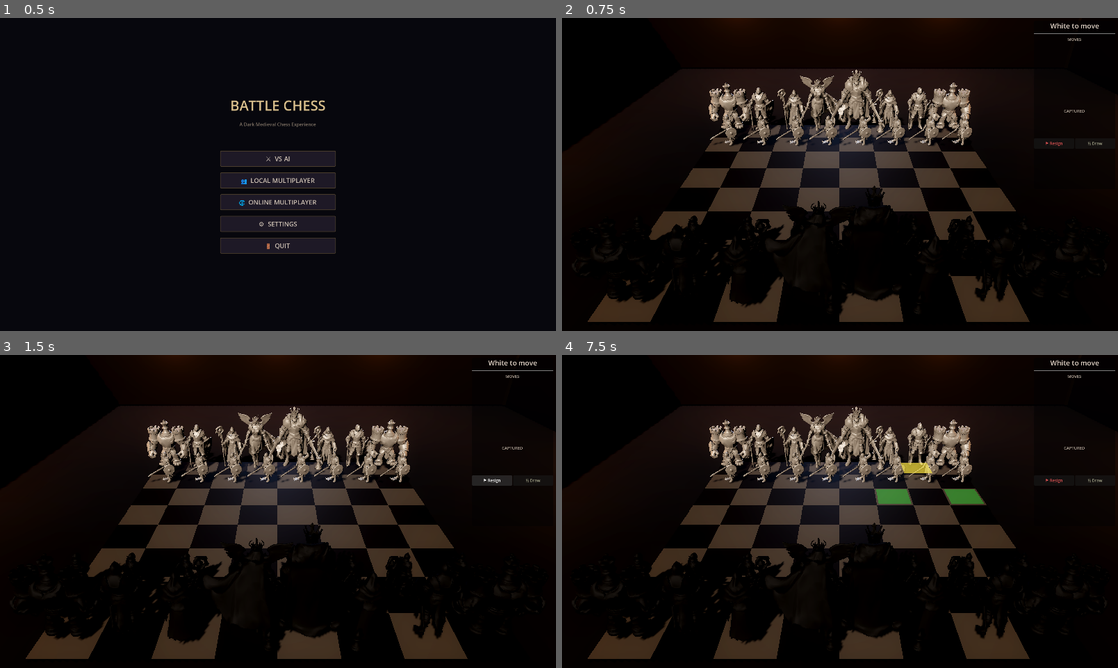
Above: before the commit, frames 1-4 (two rows, left to right).
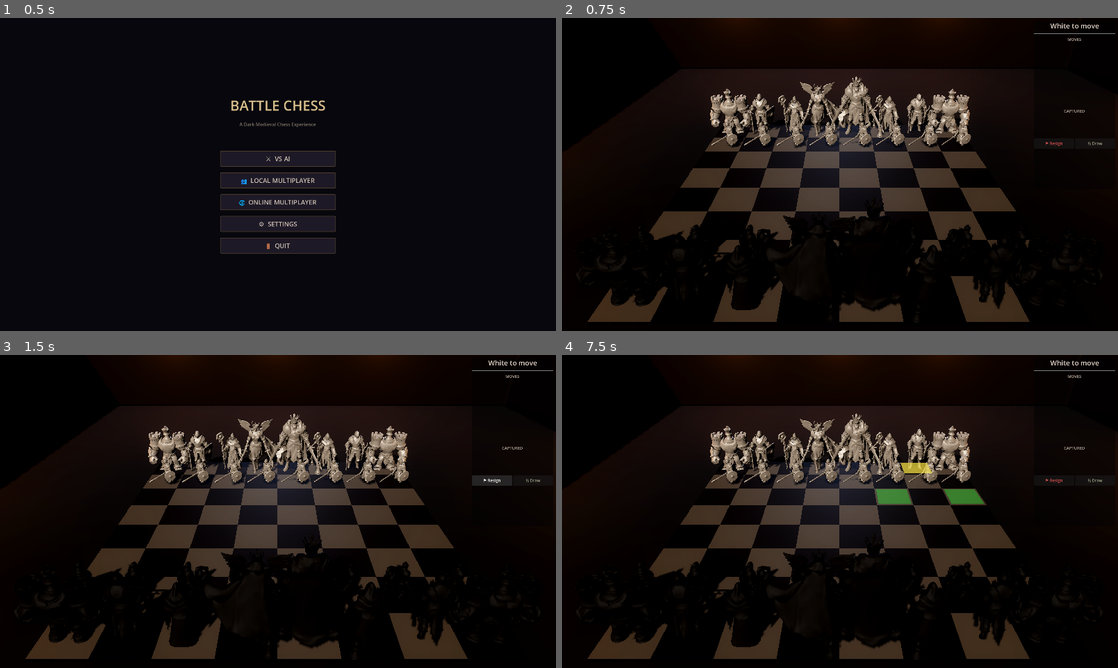
Above: after the commit, the same moments.

Repository: jmmcclure/battlechess
Game: Godot game, scene res://scenes/main.tscn
Two runs of this game, one before a commit and one after it. Both use one fixed random seed, a clock stepped at 60 frames per second and the inputs below.
Inputs (mouse positions are in pixels of both pictures, inside the frame that each line leads up to):
- Up to frame 1 (0.5 s): no input
- Up to frame 2 (0.75 s): click "⚔ VS AI" at 0.5 s
- Up to frame 3 (1.5 s): click "⚑ Resign" at 1.25 s
- Up to frame 4 (7.5 s): click "½ Draw" at 2 s; click "⚑ Resign" at 2.75 s; click "½ Draw" at 3.5 s; click "⚑ Resign" at 4.25 s; click "½ Draw" at 5 s; tap Enter at 5.75, 7.25 s; move the mouse to (962, 495) at 5.77 s; click (962, 495) at 5.92 s; tap Space at 6.02, 6.5 s; drag from (728, 527) to (812, 574) at 6.52 s; move the mouse to (895, 442) at 7.27 s; click (895, 442) at 7.42 s

Frame 1 is identical in both runs. In frame 2, 7.0% of the frame differs, in the area x 2-85%, y 16-95%; in frame 3, 7.0%; in frame 4, 7.0%.

Commit message:
Lower piece Y offsets to reduce floating
Reduced all offsets ~30%: Pawn=0.6, Rook=1.4, Knight=1.2, Bishop=1.2, Queen=1.6, King=1.8
Pawn splash artifact is baked into the .glb model from AI generation.

Co-authored-by: Copilot <223556219+Copilot@users.noreply.github.com>

Diff:
--- a/scripts/chess/board.gd
+++ b/scripts/chess/board.gd
@@ -237,7 +237,7 @@
 		# Apply uniform scale per piece type — tuned manually
 		var piece_scales := [0.0, 1.8, 3.0, 2.8, 2.8, 3.5, 3.8]
 		# Y offset per piece type — lifts model so bottom sits on board
-		var piece_y_offsets := [0.0, 1.0, 1.8, 1.6, 1.6, 2.0, 2.2]
+		var piece_y_offsets := [0.0, 0.6, 1.4, 1.2, 1.2, 1.6, 1.8]
 		var s: float = piece_scales[type]
 		model_instance.scale = Vector3(s, s, s)
 		model_instance.position.y = piece_y_offsets[type]
Binary file added: screenshot3.png
